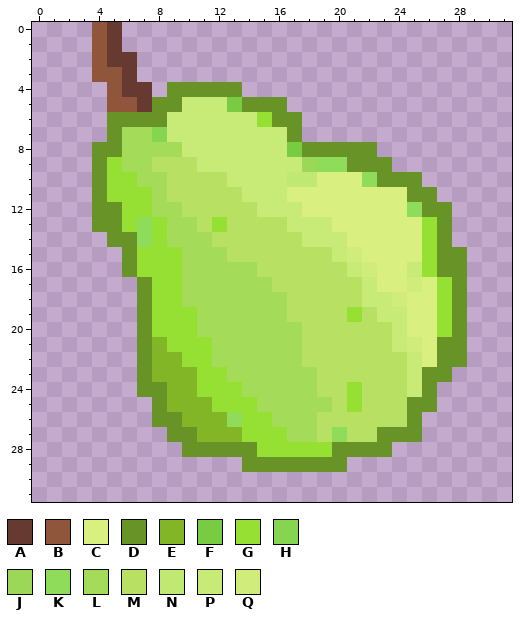
One commit to this pixel-art sprite: assets/peach.png. The picture above was drawn from the file before the commit.
The file is 32x32 pixels. Colours within 5 levels of each other are drawn and written as one.
Palette (. is transparent): A #663931  B #8f563b  C #d9f080  D #689326  E #83b627  F #79cb42  G #95e033  H #86d550  J #9bd858  K #8fdc5a  L #a4dc5a  M #b8e062  N #bfe972  P #c8eb77  Q #d0ed7b
After the commit:
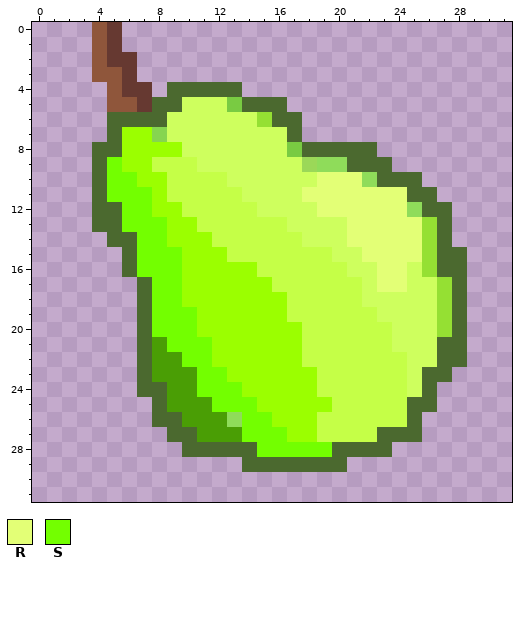
Colours new in this view: R #e3ff76  S #73ff00
Edits made:
colour D: #689326 -> #4b692f
colour E: #83b627 -> #4a9e05
colour L: #a4dc5a -> #9bff00
colour M: #b8e062 -> #c5ff47
colour P: #c8eb77 -> #ceff5e
Changed rows in their new state; - is a pixel that keeps its letter.
first column x 5:
 9 S---------------------
10 SS----------PPRRR-----
11 SSS---------PRRRRRRR--
12 -SS----------PRRRRRR--
13 -SSS---M-------PRRRRR-
14 --SS------------RRRRR-
15 --SSS-----------PRRRR-
16 --SSS------------PRR--
17 ---SS-------------RRPP
18 ---SS--------------PPP
19 ---SSS----------M---PP
20 ---SSS--------------PP
21 ----SSS-------------PP
22 -----SS--------------P
23 ------SS--------------
24 ------SSS-------M-----
25 -------SSS------M-----
26 ---------SS-----------
27 ---------SSS---M------
28 ----------SSSSS-------
Boxes around the changes in both pictures, in picture pixels (x1, y1, x2, y2):
changed: (92, 82, 467, 472)
